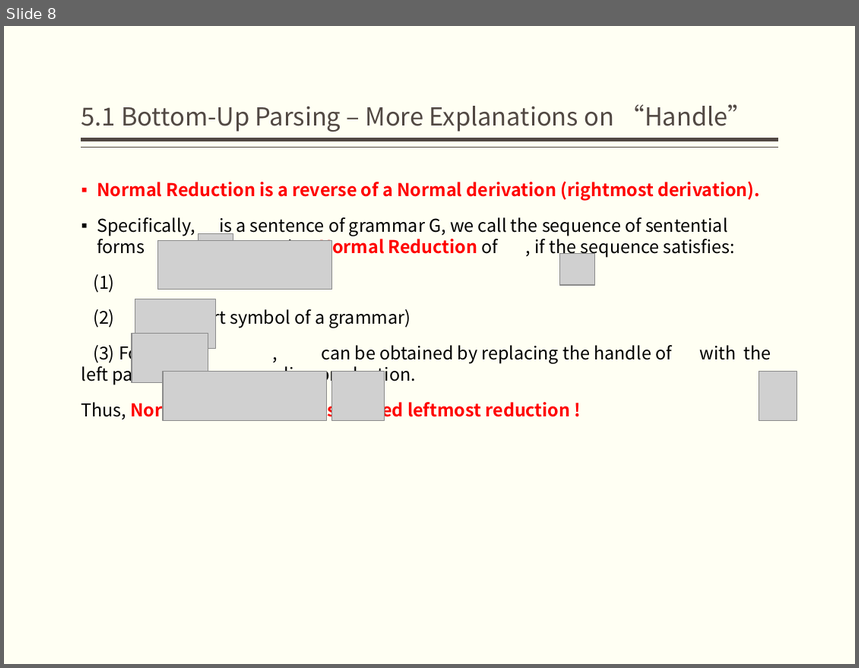
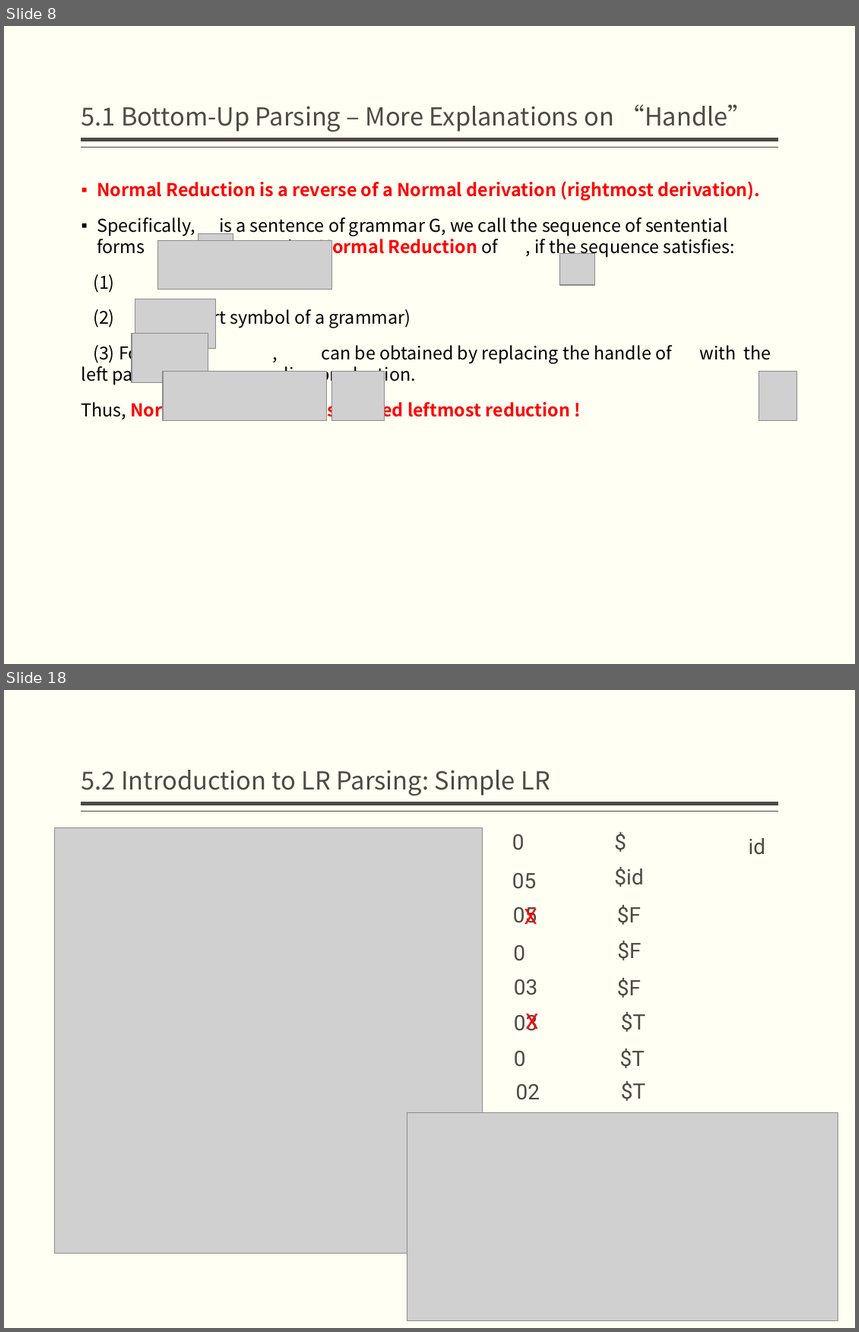
Before and after one commit to bonkboykz/jz81.github.io, a slide deck: course/compiler/LectureNotes/(Spring2017)Lecture5.pptx. Shown one above the other, each under a label of ours: slide 8 before the commit, slides 8 and 18 after it; the slides between them are not shown. The pictures are 859x668 and 859x1332 pixels, drawn with LibreOffice and Linux fonts; fonts in the diff are those of the drawing; grey boxes stand for pictures. Boxes give left, top, right and bottom in pixels: in the first picture for what was removed or moved away, otherwise in the second. Text is boxed around its words. In the diff, an @@ line names an element or a change of style, - is before the commit and + after.

```diff
--- a/course/compiler/LectureNotes/(Spring2017)Lecture5.pptx
+++ b/course/compiler/LectureNotes/(Spring2017)Lecture5.pptx
@@ slide 18 added at [4, 690, 855, 1328], background #FFFFF3; not listed: 2 template elements that a slide beside it also shows @@
@@ title added at [82, 770, 550, 796], 21 pt, text #514843 @@
+5.2 Introduction to LR Parsing: Simple LR
@@ text added at [607, 825, 640, 859], 18 pt, text #514843 @@
+$
@@ picture added at [55, 828, 482, 1253] @@
@@ text added at [512, 834, 525, 850], 18 pt, text #514843 @@
+0
@@ text added at [749, 838, 766, 855], 18 pt, text #514843 @@
+id
@@ text added at [614, 867, 643, 887], 18 pt, text #514843 @@
+$id
@@ text added at [512, 873, 536, 889], 18 pt, text #514843 @@
+05
@@ text added at [513, 907, 537, 924], 18 pt, text #514843 @@
+05
@@ text added at [524, 907, 538, 924], 18 pt, text #FF0000 @@
+X
@@ text added at [617, 905, 641, 925], 18 pt, text #514843 @@
+$F
@@ text added at [513, 945, 525, 961], 18 pt, text #514843 @@
+0
@@ text added at [617, 941, 641, 961], 18 pt, text #514843 @@
+$F
@@ text added at [514, 980, 538, 996], 18 pt, text #514843 @@
+03
@@ text added at [617, 978, 641, 998], 18 pt, text #514843 @@
+$F
@@ text added at [514, 1014, 538, 1031], 18 pt, text #514843 @@
+03
@@ text added at [525, 1014, 539, 1031], 18 pt, text #FF0000 @@
+X
@@ text added at [621, 1012, 645, 1032], 18 pt, text #514843 @@
+$T
@@ text added at [514, 1051, 526, 1067], 18 pt, text #514843 @@
+0
@@ text added at [620, 1049, 645, 1068], 18 pt, text #514843 @@
+$T
@@ text added at [516, 1084, 540, 1100], 18 pt, text #514843 @@
+02
@@ text added at [621, 1081, 645, 1101], 18 pt, text #514843 @@
+$T
@@ picture added at [408, 1113, 838, 1321] @@
```
Also in this commit, not shown: 1 slide changed, 23 other slides added.
